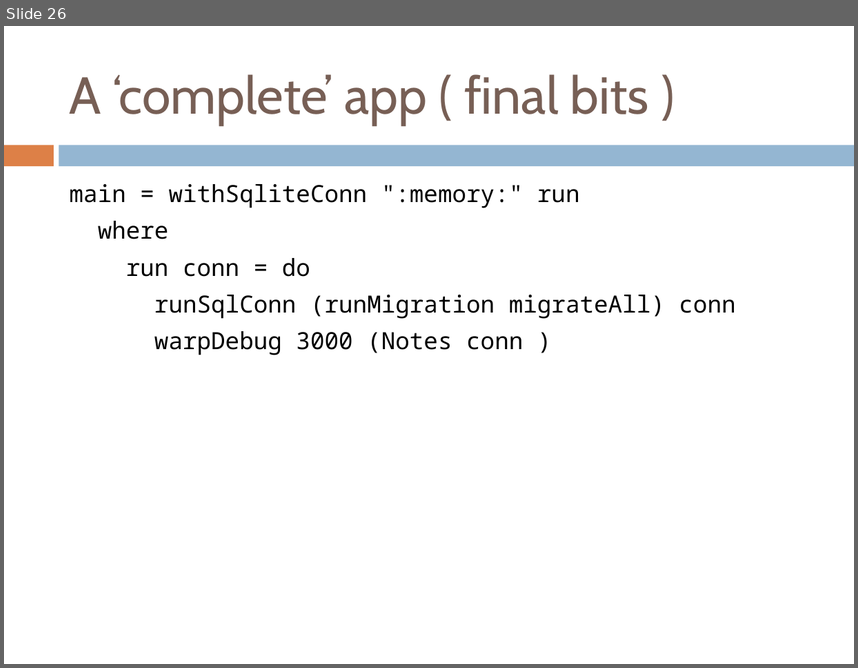
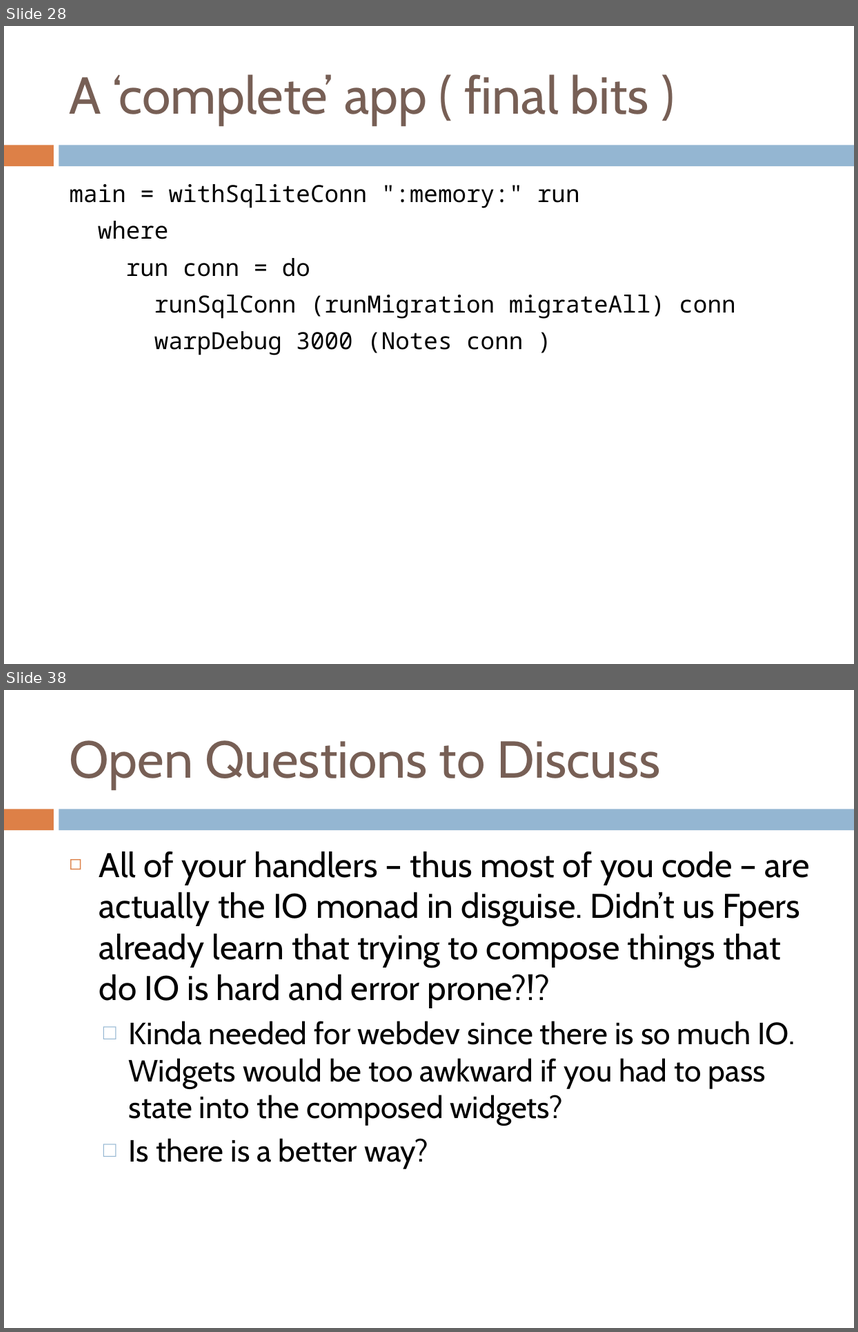
Before and after one commit to benkolera/talk-yesod, a slide deck: TypeSafeWebDevWithYesodAndHaskell.pptx. Shown one above the other, each under a label of ours: slide 26 before the commit, slides 28 and 38 after it; the slides between them are not shown. The pictures are 858x668 and 858x1332 pixels, drawn with LibreOffice and Linux fonts; fonts in the diff are those of the drawing. Boxes give left, top, right and bottom in pixels: in the first picture for what was removed or moved away, otherwise in the second. Text is boxed around its words. In the diff, an @@ line names an element or a change of style, - is before the commit and + after.

Commit message:
Work done thus far. Now need to practise practise practise!

```diff
--- a/TypeSafeWebDevWithYesodAndHaskell.pptx
+++ b/TypeSafeWebDevWithYesodAndHaskell.pptx
@@ slide 38 added at [4, 690, 854, 1328], background #FFFFFF; not listed: 2 template elements that a slide beside it also shows @@
@@ title added at [70, 740, 660, 789], 44 pt, text #775F55 @@
+Open Questions to Discuss
@@ text added at [99, 851, 810, 1168], 29 pt, text #000000 @@
+◻ All of your handlers – thus most of you code – are actually the IO monad in disguise. Didn’t us Fpers already learn that trying to compose things that do IO is hard and error prone?!?
+  □ Kinda needed for webdev since there is so much IO. Widgets would be too awkward if you had to pass state into the composed widgets?
+  □ Is there is a better way?
@@ what was slide 26 is now slide 28 @@
```
Also in this commit, not shown: 3 slides changed, 11 other slides added, 3 other files.
